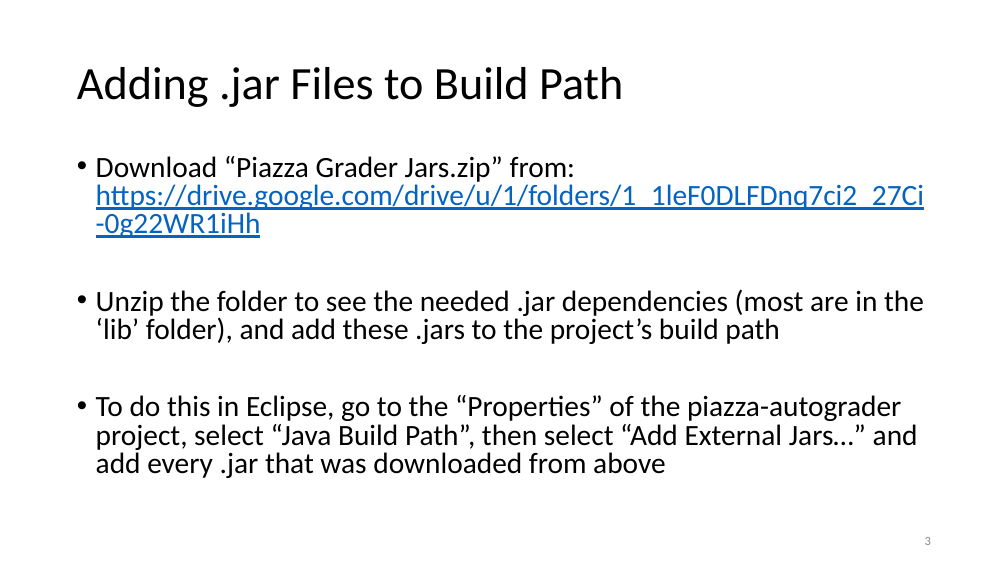
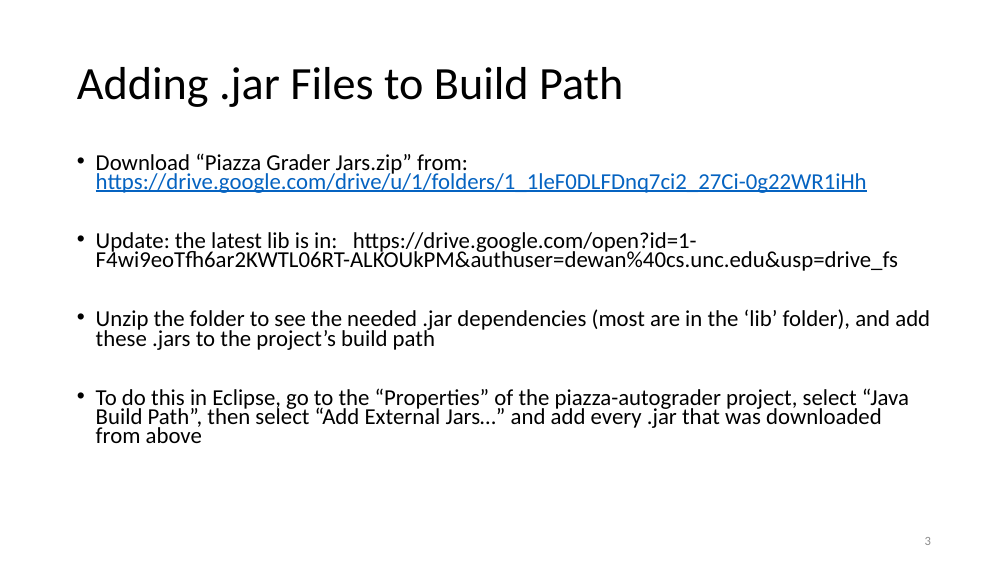
Before and after one commit to pdewan/piazza-autograder, a slide deck: slide 3 of docs/Piazza Diary Autograder Tutorial.pptx. Drawn at 1008x567 pixels with LibreOffice and Linux fonts; fonts in the diff are those of the drawing. Boxes give left, top, right and bottom in pixels: in the first picture for what was removed or moved away, otherwise in the second. Text is boxed around its words. In the diff, an @@ line names an element or a change of style, - is before the commit and + after.

Commit message:
Updated the ppt to refer to the latest lib jars

```diff
--- a/docs/Piazza Diary Autograder Tutorial.pptx
+++ b/docs/Piazza Diary Autograder Tutorial.pptx
@@ text at <box>96,153,930,443</box>: size 28 to 21.7 pt in "Download “Piazza Grader Jars.zip” from: https://drive.google ...", "Unzip the folder to see the needed ...", "To do this in Eclipse, go to ..."; line spacing 0.8 to 0.7 @@
@@ text at <box>96,232,898,271</box>: paragraph added @@
+• Update: the latest lib is in: https://drive.google.com/open?id=1-F4wi9eoTfh6ar2KWTL06RT-ALKOUkPM&authuser=dewan%40cs.unc.edu&usp=drive_fs
```
